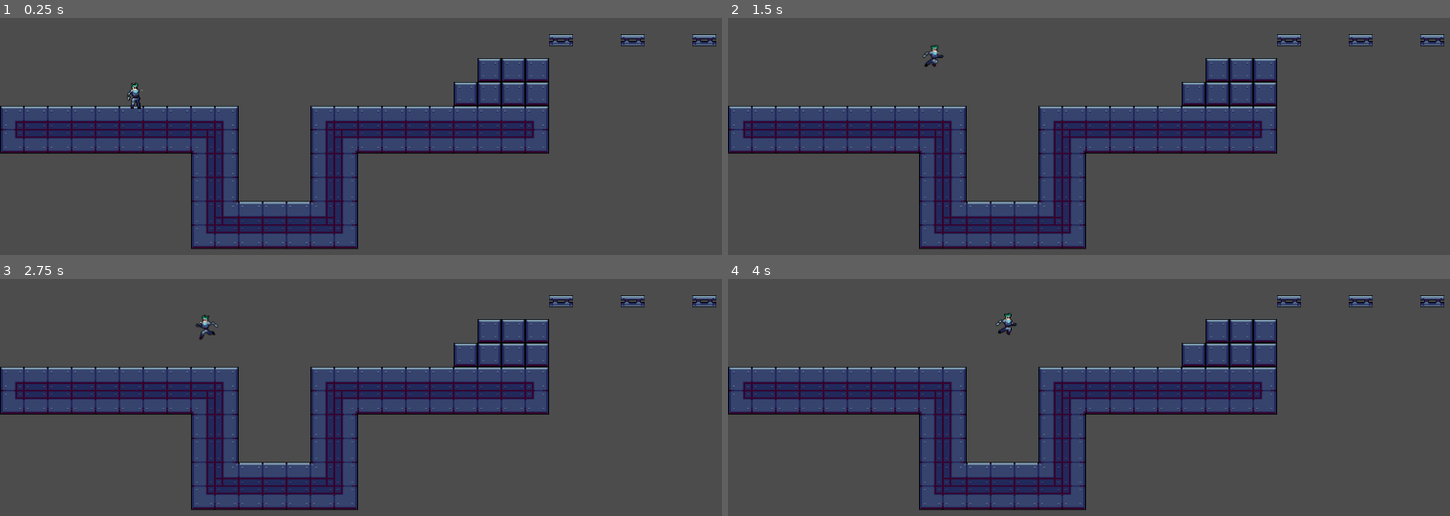
Above: before the commit, frames 1-4 (two rows, left to right).
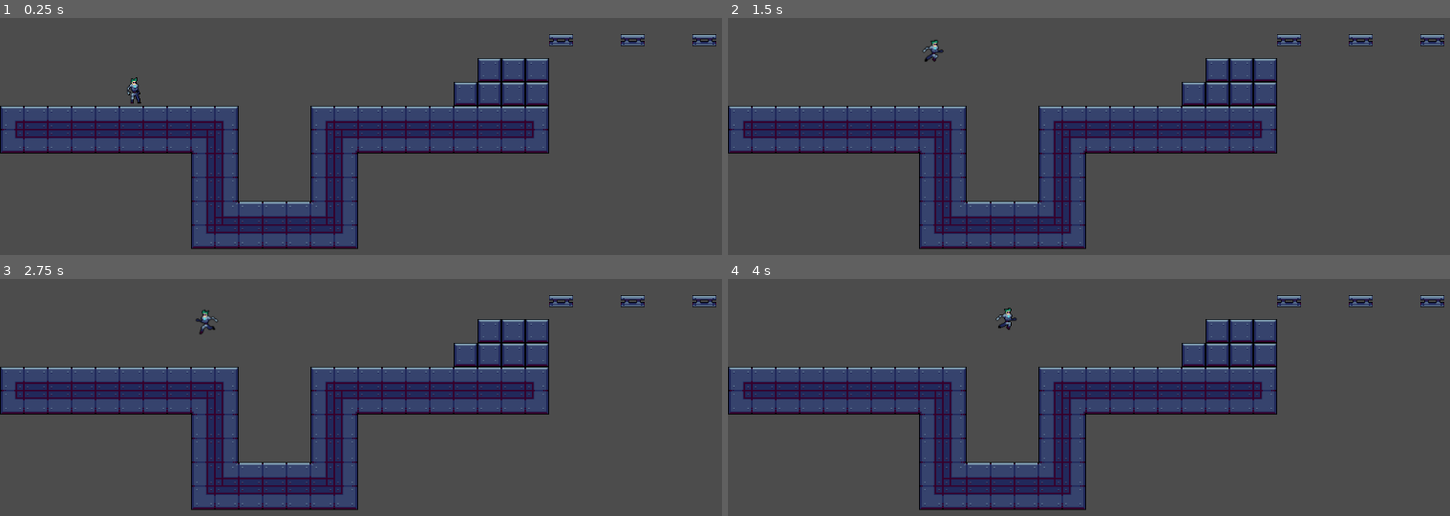
Above: after the commit, the same moments.

Repository: GustawLongfors/Top10-Gry-Gohas
Game: Godot game, scene res://level/gamescene.tscn
The game is run twice, just before and just after one commit, with the same random seed, the same clock (stepped at 60 frames per second) and the same inputs.
Inputs (mouse positions are in pixels of both pictures, inside the frame that each line leads up to):
- Up to frame 1 (0.25 s): no input
- Up to frame 2 (1.5 s): move the mouse to (1276, 188) at 0.52 s; hold D (right) from 0.53 s (still down); click (1276, 188) at 0.6 s; tap W (jump) at 0.77 s; move the mouse to (959, 231) at 1.27 s; click (959, 231) at 1.35 s
- Up to frame 3 (2.75 s): tap W (jump) at 1.52 s; move the mouse to (454, 373) at 2.02 s; release D (right) at 2.03 s; hold A (left) from 2.03 s (still down); click (454, 373) at 2.1 s
- Up to frame 4 (4 s): move the mouse to (outside the picture) at 2.77 s; release A (left) at 2.78 s; hold D (right) from 2.78 s (still down); click (outside the picture) at 2.85 s; tap W (jump) at 3.02, 3.77 s; move the mouse to (outside the picture) at 3.52 s; click (outside the picture) at 3.6 s

The runs differ from the first frame. In frame 1, 0.1% of the frame differs, in the area x 17-20%, y 25-39%; in frame 2, 0.2%; in frame 3, 0.2%, in the area x 27-31%, y 12-26%; in frame 4, 0.2%.
Error before the commit: Parse Error: Indented block expected after declaration of "_ready" function. (res://level/gamescene.gd:14)

Commit message:
updoot 2

Diff:
--- /dev/null
+++ b/character/Missile/Missile.tscn
@@ -0,0 +1,70 @@
+[gd_scene load_steps=13 format=2]
+
+[ext_resource path="res://character/Missile/cute chicken idle.png" type="Texture" id=1]
+[ext_resource path="res://character/Missile/cute chicken run.png" type="Texture" id=2]
+
+[sub_resource type="AtlasTexture" id=2]
+flags = 4
+atlas = ExtResource( 1 )
+region = Rect2( 0, 0, 48, 48 )
+
+[sub_resource type="AtlasTexture" id=3]
+flags = 4
+atlas = ExtResource( 1 )
+region = Rect2( 48, 0, 48, 48 )
+
+[sub_resource type="AtlasTexture" id=4]
+flags = 4
+atlas = ExtResource( 1 )
+region = Rect2( 96, 0, 48, 48 )
+
+[sub_resource type="AtlasTexture" id=5]
+flags = 4
+atlas = ExtResource( 1 )
+region = Rect2( 144, 0, 48, 48 )
+
+[sub_resource type="AtlasTexture" id=6]
+flags = 4
+atlas = ExtResource( 1 )
+region = Rect2( 192, 0, 48, 48 )
+
+[sub_resource type="AtlasTexture" id=7]
+flags = 4
+atlas = ExtResource( 1 )
+region = Rect2( 240, 0, 48, 48 )
+
+[sub_resource type="AtlasTexture" id=8]
+flags = 4
+atlas = ExtResource( 2 )
+region = Rect2( 0, 0, 48, 48 )
+
+[sub_resource type="AtlasTexture" id=9]
+flags = 4
+atlas = ExtResource( 2 )
+region = Rect2( 48, 0, 48, 48 )
+
+[sub_resource type="SpriteFrames" id=1]
+animations = [ {
+"frames": [ SubResource( 2 ), SubResource( 3 ), SubResource( 4 ), SubResource( 5 ), SubResource( 6 ), SubResource( 7 ) ],
+"loop": true,
+"name": "Idle",
+"speed": 5.0
+}, {
+"frames": [ SubResource( 8 ), SubResource( 9 ) ],
+"loop": true,
+"name": "Run",
+"speed": 60.0
+} ]
+
+[sub_resource type="CircleShape2D" id=10]
+radius = 17.0294
+
+[node name="TacticalNuke" type="KinematicBody2D"]
+
+[node name="AnimatedSprite" type="AnimatedSprite" parent="."]
+frames = SubResource( 1 )
+animation = "Idle"
+
+[node name="CollisionShape2D" type="CollisionShape2D" parent="."]
+position = Vector2( 1, 0 )
+shape = SubResource( 10 )
--- a/character/player.gd
+++ b/character/player.gd
@@ -117,4 +117,9 @@
 		change_state(HURT)
 
 func _on_Timer_timeout():
-	get_tree().change_scene("res://Scenes/Level1.tscn")
+	get_tree().change_scene("res://Scenes/gamescene.tscn")
+
+
+
+func _on_Sprite_animation_finished():
+	pass # Replace with function body.
--- a/character/player.tscn
+++ b/character/player.tscn
@@ -221,6 +221,8 @@
 "speed": 5.0
 } ]
 
+[sub_resource type="CapsuleShape2D" id=39]
+
 [sub_resource type="CapsuleShape2D" id=38]
 
 [node name="KinematicBody2D" type="KinematicBody2D"]
@@ -228,15 +230,24 @@
 
 [node name="Sprite" type="AnimatedSprite" parent="."]
 frames = SubResource( 33 )
-animation = "Idle"
+animation = "Attack1"
+
+[node name="Area2D" type="Area2D" parent="Sprite"]
+
+[node name="CollisionShape2D" type="CollisionShape2D" parent="Sprite/Area2D"]
+position = Vector2( -10, 7 )
+shape = SubResource( 39 )
 
 [node name="Camera2D" type="Camera2D" parent="."]
 
 [node name="Particles" type="Particles2D" parent="."]
+visible = false
+emitting = false
 
 [node name="Timer" type="Timer" parent="."]
 
 [node name="CollisionShape2D" type="CollisionShape2D" parent="."]
+position = Vector2( -10, 7 )
 shape = SubResource( 38 )
 
 [node name="JumpSound" type="AudioStreamPlayer2D" parent="."]
--- /dev/null
+++ b/enemy/enemy1/enemy.gd
@@ -0,0 +1,33 @@
+extends KinematicBody2D
+
+export (int) var speed = 30
+export (int) var gravity = 150
+
+var velocity = Vector2()
+var facing = 1
+
+func _physics_process(delta):
+	$Sprite.flip_h = velocity.x < 0
+	$Sprite.play("Run")
+	velocity.y += gravity * delta
+	velocity.x = facing * speed
+
+	velocity = move_and_slide(velocity, Vector2(0, -1))
+	for idx in range(get_slide_count()):
+		var collision = get_slide_collision(idx)
+		if collision.collider.name == "Character":
+			collision.collider.hurt()
+		if collision.normal.x != 0:
+			facing = sign(collision.normal.x)
+	if position.y > 1000:
+		queue_free()
+
+func take_damage():
+	$HitSound.play()
+	$Sprite.play('Death')
+	$Colision.disabled = true
+	set_physics_process(false)
+
+func _on_AnimationPlayer_animation_finished(anim_name):
+	if anim_name == 'death':
+		queue_free()
--- a/enemy/enemy1/enemy.tscn
+++ b/enemy/enemy1/enemy.tscn
@@ -1,10 +1,147 @@
-[gd_scene format=2]
+[gd_scene load_steps=28 format=2]
+
+[ext_resource path="res://assets/1 Biker/Biker_punch.png" type="Texture" id=1]
+[ext_resource path="res://assets/1 Biker/Biker_run.png" type="Texture" id=2]
+[ext_resource path="res://assets/1 Biker/Biker_hurt.png" type="Texture" id=3]
+[ext_resource path="res://enemy/enemy1/enemy.gd" type="Script" id=4]
+[ext_resource path="res://assets/1 Biker/Biker_death.png" type="Texture" id=5]
+
+[sub_resource type="AtlasTexture" id=16]
+flags = 4
+atlas = ExtResource( 5 )
+region = Rect2( 0, 0, 48, 48 )
+
+[sub_resource type="AtlasTexture" id=17]
+flags = 4
+atlas = ExtResource( 5 )
+region = Rect2( 48, 0, 48, 48 )
+
+[sub_resource type="AtlasTexture" id=18]
+flags = 4
+atlas = ExtResource( 5 )
+region = Rect2( 96, 0, 48, 48 )
+
+[sub_resource type="AtlasTexture" id=19]
+flags = 4
+atlas = ExtResource( 5 )
+region = Rect2( 144, 0, 48, 48 )
+
+[sub_resource type="AtlasTexture" id=20]
+flags = 4
+atlas = ExtResource( 5 )
+region = Rect2( 192, 0, 48, 48 )
+
+[sub_resource type="AtlasTexture" id=21]
+flags = 4
+atlas = ExtResource( 5 )
+region = Rect2( 240, 0, 48, 48 )
+
+[sub_resource type="AtlasTexture" id=1]
+flags = 4
+atlas = ExtResource( 1 )
+region = Rect2( 0, 0, 48, 48 )
+
+[sub_resource type="AtlasTexture" id=2]
+flags = 4
+atlas = ExtResource( 1 )
+region = Rect2( 48, 0, 48, 48 )
+
+[sub_resource type="AtlasTexture" id=3]
+flags = 4
+atlas = ExtResource( 1 )
+region = Rect2( 96, 0, 48, 48 )
+
+[sub_resource type="AtlasTexture" id=4]
+flags = 4
+atlas = ExtResource( 1 )
+region = Rect2( 144, 0, 48, 48 )
+
+[sub_resource type="AtlasTexture" id=5]
+flags = 4
+atlas = ExtResource( 1 )
+region = Rect2( 192, 0, 48, 48 )
+
+[sub_resource type="AtlasTexture" id=6]
+flags = 4
+atlas = ExtResource( 1 )
+region = Rect2( 240, 0, 48, 48 )
+
+[sub_resource type="AtlasTexture" id=7]
+flags = 4
+atlas = ExtResource( 3 )
+region = Rect2( 0, 0, 48, 48 )
+
+[sub_resource type="AtlasTexture" id=8]
+flags = 4
+atlas = ExtResource( 3 )
+region = Rect2( 48, 0, 48, 48 )
+
+[sub_resource type="AtlasTexture" id=9]
+flags = 4
+atlas = ExtResource( 2 )
+region = Rect2( 0, 0, 48, 48 )
+
+[sub_resource type="AtlasTexture" id=10]
+flags = 4
+atlas = ExtResource( 2 )
+region = Rect2( 48, 0, 48, 48 )
+
+[sub_resource type="AtlasTexture" id=11]
+flags = 4
+atlas = ExtResource( 2 )
+region = Rect2( 96, 0, 48, 48 )
+
+[sub_resource type="AtlasTexture" id=12]
+flags = 4
+atlas = ExtResource( 2 )
+region = Rect2( 144, 0, 48, 48 )
+
+[sub_resource type="AtlasTexture" id=13]
+flags = 4
+atlas = ExtResource( 2 )
+region = Rect2( 192, 0, 48, 48 )
+
+[sub_resource type="AtlasTexture" id=14]
+flags = 4
+atlas = ExtResource( 2 )
+region = Rect2( 240, 0, 48, 48 )
+
+[sub_resource type="SpriteFrames" id=15]
+animations = [ {
+"frames": [ SubResource( 16 ), SubResource( 17 ), SubResource( 18 ), SubResource( 19 ), SubResource( 20 ), SubResource( 21 ) ],
+"loop": true,
+"name": "Death",
+"speed": 5.0
+}, {
+"frames": [ SubResource( 1 ), SubResource( 2 ), SubResource( 3 ), SubResource( 4 ), SubResource( 5 ), SubResource( 6 ) ],
+"loop": true,
+"name": "Attack",
+"speed": 5.0
+}, {
+"frames": [ SubResource( 7 ), SubResource( 8 ) ],
+"loop": true,
+"name": "Hurt",
+"speed": 5.0
+}, {
+"frames": [ SubResource( 9 ), SubResource( 10 ), SubResource( 11 ), SubResource( 12 ), SubResource( 13 ), SubResource( 14 ) ],
+"loop": true,
+"name": "Run",
+"speed": 5.0
+} ]
+
+[sub_resource type="CapsuleShape2D" id=22]
 
 [node name="KinematicBody2D" type="KinematicBody2D"]
+script = ExtResource( 4 )
 
-[node name="Sprite" type="Sprite" parent="."]
+[node name="Sprite" type="AnimatedSprite" parent="."]
+frames = SubResource( 15 )
+animation = "Death"
 
 [node name="Camera2D" type="Camera2D" parent="."]
 
-[node name="AnimationPlayer" type="AnimationPlayer" parent="."]
-root_node = NodePath("../Camera2D")
+[node name="HitSound" type="AudioStreamPlayer2D" parent="."]
+
+[node name="CollisionShape2D" type="CollisionShape2D" parent="."]
+position = Vector2( -10, 8 )
+shape = SubResource( 22 )
--- a/level/gamescene.gd
+++ b/level/gamescene.gd
@@ -8,5 +8,5 @@
 func _ready():
 #	$Character.connect('life_changed', $CanvasLayer/HUD, '_on_Player_life_changed')
 #	connect('score_changed', $CanvasLayer/HUD, '_on_score_changed')
-#	score = 0
-#	emit_signal('score_changed', score)
+	score = 0
+	emit_signal('score_changed', score)
Binary file added: Effect1.gif
Binary file added: Effect10.gif
Binary file added: Effect11.gif
Binary file added: Effect12.gif
Binary file added: Effect13.gif
Binary file added: Effect14.gif
Binary file added: Effect15.gif
Binary file added: Effect16.gif
Binary file added: Effect17.gif
Binary file added: Effect18.gif
Binary file added: Effect2.gif
Binary file added: Effect3.gif
(and 53 more such lines)
